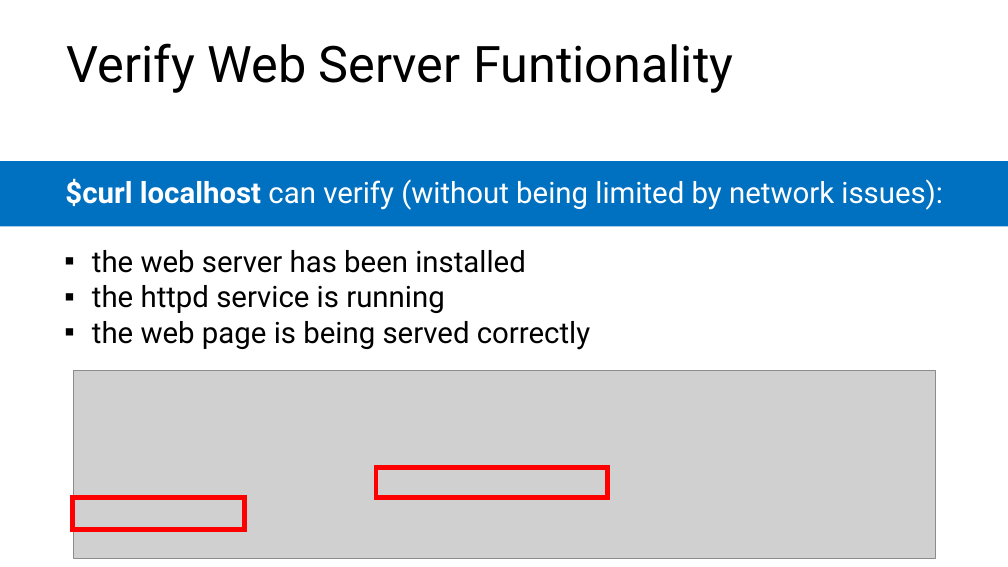
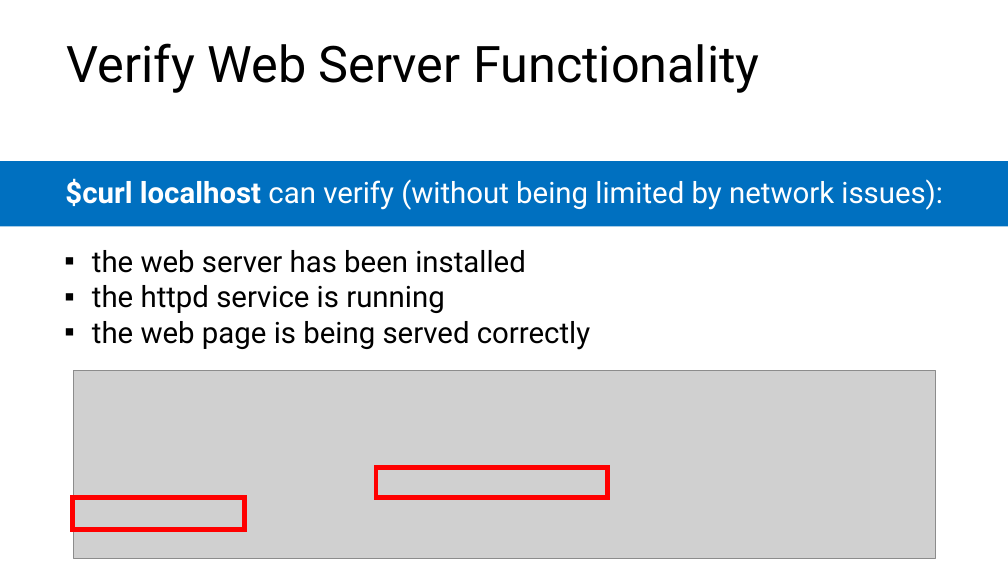
Before and after one commit to microsoft/AcademicContent, a slide deck: slide 26 of Complimentary Course Content/Module7/Lessons/Module7_Lesson4 Launching A Web server With Chef.pptx. Drawn at 1008x567 pixels with LibreOffice and Linux fonts; fonts in the diff are those of the drawing; grey boxes stand for pictures. Boxes give left, top, right and bottom in pixels: in the first picture for what was removed or moved away, otherwise in the second. Text is boxed around its words. In the diff, an @@ line names an element or a change of style, - is before the commit and + after.

```diff
--- a/Complimentary Course Content/Module7/Lessons/Module7_Lesson4 Launching A Web server With Chef.pptx
+++ b/Complimentary Course Content/Module7/Lessons/Module7_Lesson4 Launching A Web server With Chef.pptx
@@ title at <box>67,43,760,93</box>: text changed @@
-Verify Web Server Funtionality
+Verify Web Server Functionality
```
Also in this commit, not shown: 2 other files.
